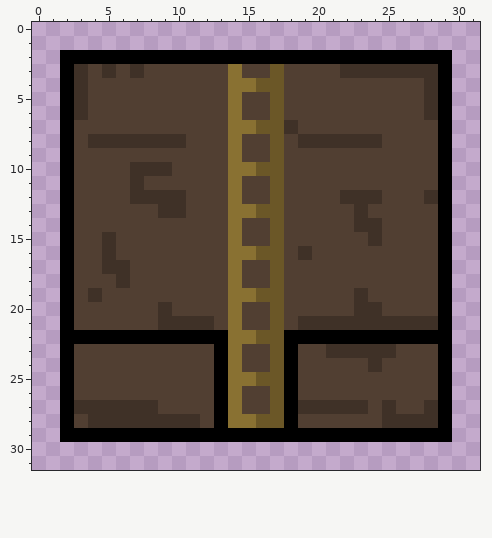
Edited in one commit: pixel-art sprite (Assets/Textures/Template.png). The first picture shows the starting point.
The file is 32x32 pixels.
The result:
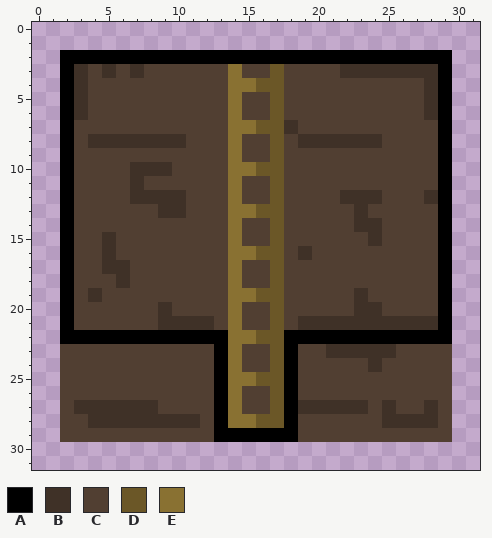
Palette (. is transparent): A #000000  B #3f3127  C #513f32  D #6b5727  E #897132
From old to new:
{"y":23,"x":2,"old":"A","new":"C"}
{"y":23,"x":29,"old":"A","new":"C"}
{"y":24,"x":2,"old":"A","new":"C"}
{"y":24,"x":29,"old":"A","new":"C"}
{"y":25,"x":2,"old":"A","new":"C"}
{"y":25,"x":29,"old":"A","new":"C"}
{"y":26,"x":2,"old":"A","new":"C"}
{"y":26,"x":29,"old":"A","new":"C"}
{"y":27,"x":2,"old":"A","new":"C"}
{"y":27,"x":29,"old":"A","new":"C"}
{"y":28,"x":2,"old":"A","new":"C"}
{"y":28,"x":29,"old":"A","new":"C"}
{"y":29,"x":2,"old":"AAAAAAAAAAA","new":"CCCCCCCCCCC"}
{"y":29,"x":19,"old":"AAAAAAAAAAA","new":"CCCCCCCCCCC"}
{"label":"changed","picture_box":[60,344,214,442]}
{"label":"changed","picture_box":[298,344,452,442]}
